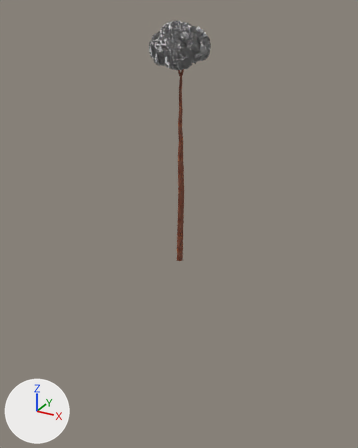
The FBX model Assets/art/nature/Trees/mesh/tree.fbx as it was, and as the next commit left it.
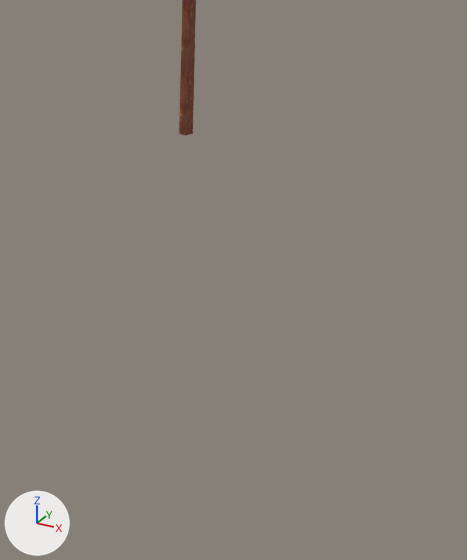
The first picture shows the older version from a 50 mm camera at (27.1, -49.7, 29.8) aimed at (-1.0, 1.4, 4.3). The close-ups show both versions on the part from 27% to 85% of the width and 45% to 100% of the height of that picture; other places that the commit changed are outside them. The lights are fixed; the arrows at lower left show +X, +Y and +Z. Where no turn or scale is listed for an object, it has been applied to the vertices. Vertices at the same position are counted once.

Names of what the first close-up shows: 'tree'.
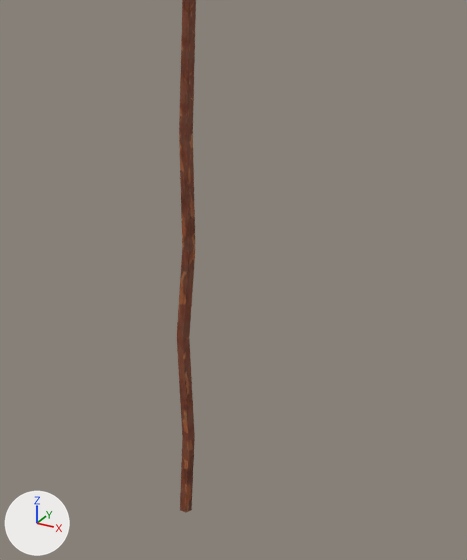
The newer file is also turned or shifted as a whole; pictures and numbers use the older file's frame.

Boxes (x1, y1, x2, y2) around the edits, measured in the close-ups (467 x 560 px):
'tree', reshaped: before (179, 0, 196, 135); after (177, 0, 196, 513)
part 1 of me_plane_002, added (brown): after (177, 134, 195, 513)

What the commit changed:
me_plane_002 is used by ob_tree; location (0.0, 0.0, 0.0).
me_plane_002 had 10216 vertices, 3423 faces and spanned x -3.1..3.3, y -3.2..3.0, z 0.0..28.4.
me_plane_002 now has 10240 vertices, 3447 faces and spans x -3.1..3.3, y -3.2..3.0, z -28.1..28.4.
Part 1, on me_plane_002:
6 new vertices lie (0.2, 0.0, -7.7) away from vertices in x -0.6..0.3, y -0.4..0.4, z 0.0.
6 new vertices lie (-0.4, 0.0, -6.5) away from vertices in x -0.4..0.5, y -0.4..0.4, z -7.7.
6 new vertices lie (0.4, 0.0, -7.7) away from vertices in x -0.8..0.1, y -0.4..0.4, z -14.2.
6 new vertices lie (-0.2, 0.0, -6.2) away from vertices in x -0.4..0.5, y -0.4..0.4, z -21.9.
24 new faces join them, mat_wood (picture img_bark_07_basecolor_1k_png).
